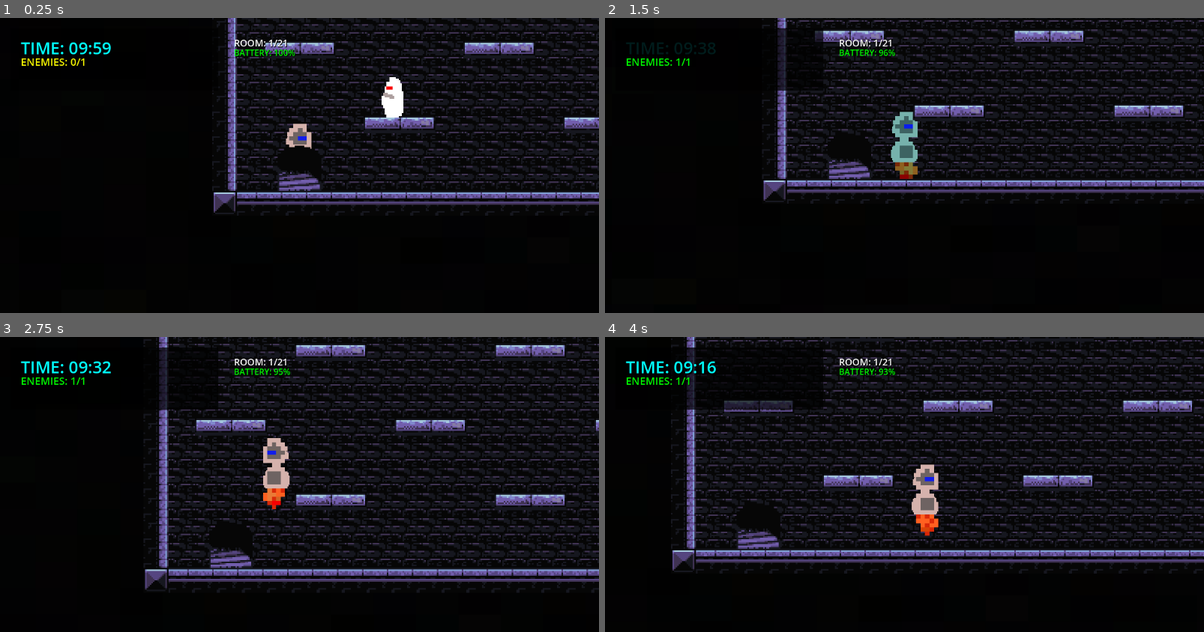
Above: before the commit, frames 1-4 (two rows, left to right).
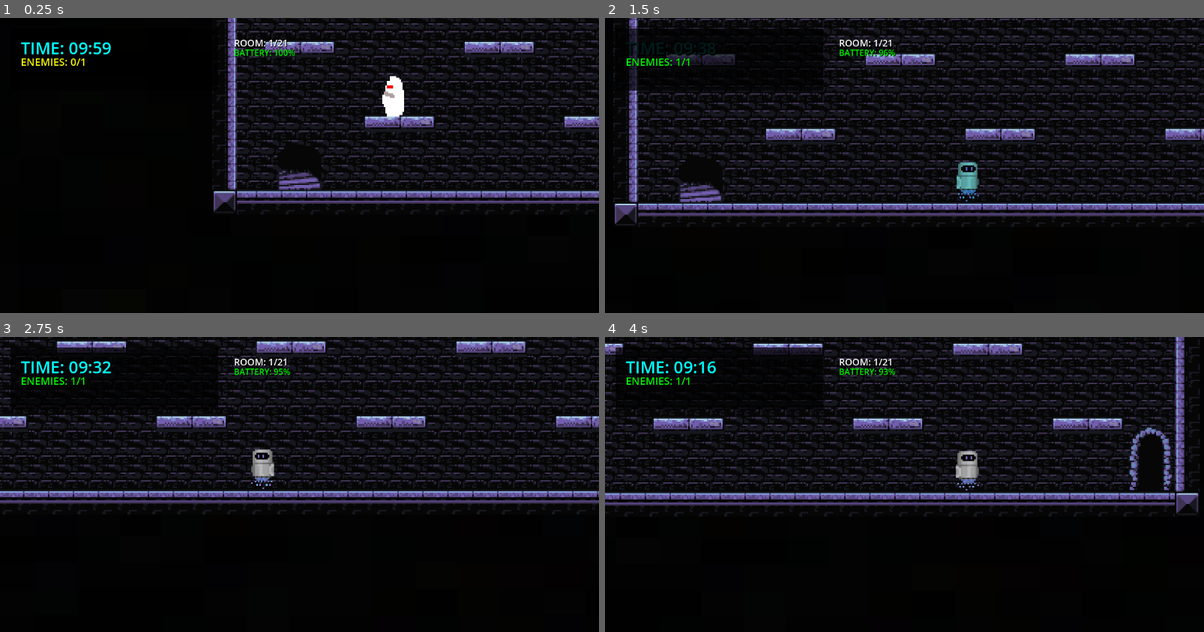
Above: after the commit, the same moments.

Repository: qvix-sh4de/Time-Is-Of-The-Essence
Game: Godot game, scene res://Scenes/game.tscn
The game is run twice, just before and just after one commit, with the same random seed, the same clock (stepped at 60 frames per second) and the same inputs.
Inputs:
- Up to frame 1 (0.25 s): no input
- Up to frame 2 (1.5 s): tap Enter (ui_accept) at 0.5, 0.77 s; hold Right (ui_right) from 0.53 s (still down); tap F at 0.6 s; tap E at 1.35 s
- Up to frame 3 (2.75 s): tap Enter (ui_accept) at 1.52 s; release Right (ui_right) at 2.03 s; hold Left (ui_left) from 2.03 s (still down); tap G at 2.1 s
- Up to frame 4 (4 s): release Left (ui_left) at 2.78 s; hold Right (ui_right) from 2.78 s (still down); tap R at 2.85 s; tap Enter (ui_accept) at 3.02, 3.77 s; tap F at 3.6 s

The runs differ from the first frame. In frame 1, 10% of the frame differs, in the area x 35-100%, y 0-68%; in frame 2, 31%; in frame 3, 34%, in the area x 0-100%, y 0-87%; in frame 4, 34%.

Commit message:
Texture Pack One

Diff:
--- a/Scenes/player.tscn
+++ b/Scenes/player.tscn
@@ -1,79 +1,158 @@
-[gd_scene load_steps=13 format=3 uid="uid://boa1vxvn8kvh4"]
+[gd_scene load_steps=33 format=3 uid="uid://boa1vxvn8kvh4"]
 
 [ext_resource type="Script" uid="uid://omjdt5236iic" path="res://Scripts/player.gd" id="1_cvnsp"]
-[ext_resource type="Texture2D" uid="uid://cma8qrkumm2v7" path="res://Assets/idle position.png" id="1_v0iea"]
-[ext_resource type="Texture2D" uid="uid://b546dt7nbt5tb" path="res://Assets/attack animation.png" id="3_6t5aa"]
+[ext_resource type="Texture2D" uid="uid://wpikagnin8k2" path="res://Assets/Player Parts/sprite_00.png" id="2_ypfnu"]
+[ext_resource type="Texture2D" uid="uid://bpxrs007yp0u8" path="res://Assets/Player Parts/sprite_04.png" id="3_xuaoq"]
 [ext_resource type="Script" uid="uid://dyyp8fclj4rm2" path="res://player_animation.gd" id="4_vgqql"]
-
-[sub_resource type="AtlasTexture" id="AtlasTexture_cvnsp"]
-atlas = ExtResource("1_v0iea")
-region = Rect2(256, 0, 128, 128)
-
-[sub_resource type="AtlasTexture" id="AtlasTexture_6t5aa"]
-atlas = ExtResource("1_v0iea")
-region = Rect2(384, 0, 128, 128)
-
-[sub_resource type="AtlasTexture" id="AtlasTexture_vgqql"]
-atlas = ExtResource("1_v0iea")
-region = Rect2(0, 128, 128, 128)
-
-[sub_resource type="AtlasTexture" id="AtlasTexture_fkybt"]
-atlas = ExtResource("1_v0iea")
-region = Rect2(128, 128, 128, 128)
-
-[sub_resource type="AtlasTexture" id="AtlasTexture_8erm5"]
-atlas = ExtResource("3_6t5aa")
-region = Rect2(0, 0, 128, 128)
-
-[sub_resource type="AtlasTexture" id="AtlasTexture_f1ek2"]
-atlas = ExtResource("3_6t5aa")
-region = Rect2(0, 128, 128, 128)
+[ext_resource type="Texture2D" uid="uid://qbpwqh21weaq" path="res://Assets/Player Parts/sprite_08.png" id="4_wohnl"]
+[ext_resource type="Texture2D" uid="uid://drjjo03q4srxi" path="res://Assets/Player Parts/sprite_12.png" id="5_36dho"]
+[ext_resource type="Texture2D" uid="uid://bhtyflcsfa3t3" path="res://Assets/Player Parts/sprite_16.png" id="6_yh6i2"]
+[ext_resource type="Texture2D" uid="uid://c0643jb06rxc1" path="res://Assets/Player Parts/sprite_20.png" id="7_nv4vc"]
+[ext_resource type="Texture2D" uid="uid://dbmy0ipr5rey8" path="res://Assets/Player Parts/sprite_24.png" id="8_8gxox"]
+[ext_resource type="Texture2D" uid="uid://bojljgatskgr1" path="res://Assets/Player Parts/sprite_02.png" id="9_11gg7"]
+[ext_resource type="Texture2D" uid="uid://cvsvgwltb6ro2" path="res://Assets/Player Parts/sprite_06.png" id="10_qpa8y"]
+[ext_resource type="Texture2D" uid="uid://x8e8y534mey8" path="res://Assets/Player Parts/sprite_10.png" id="11_sbwqj"]
+[ext_resource type="Texture2D" uid="uid://4pj1ebqsj55f" path="res://Assets/Player Parts/sprite_14.png" id="12_xwi16"]
+[ext_resource type="Texture2D" uid="uid://bupb8vu32qyr8" path="res://Assets/Player Parts/sprite_18.png" id="13_sweqm"]
+[ext_resource type="Texture2D" uid="uid://ccs1cgtanevo4" path="res://Assets/Player Parts/sprite_22.png" id="14_ph33w"]
+[ext_resource type="Texture2D" uid="uid://cln3wh7gswox5" path="res://Assets/Player Parts/sprite_26.png" id="15_7ldla"]
+[ext_resource type="Texture2D" uid="uid://c2y35c7jfnaca" path="res://Assets/Player Parts/sprite_01.png" id="16_r7t2e"]
+[ext_resource type="Texture2D" uid="uid://cu4fnt3oquw8j" path="res://Assets/Player Parts/sprite_05.png" id="17_nmr2m"]
+[ext_resource type="Texture2D" uid="uid://blfeadp0tnhfo" path="res://Assets/Player Parts/sprite_09.png" id="18_ax3m3"]
+[ext_resource type="Texture2D" uid="uid://cbi6cpyew73ib" path="res://Assets/Player Parts/sprite_13.png" id="19_3vlem"]
+[ext_resource type="Texture2D" uid="uid://svytskktyftl" path="res://Assets/Player Parts/sprite_17.png" id="20_8eeqe"]
+[ext_resource type="Texture2D" uid="uid://dsonmt6hrhrf1" path="res://Assets/Player Parts/sprite_21.png" id="21_5x828"]
+[ext_resource type="Texture2D" uid="uid://x0ftd66nep4c" path="res://Assets/Player Parts/sprite_25.png" id="22_c1k8q"]
+[ext_resource type="Texture2D" uid="uid://c10fahkijqmyi" path="res://Assets/Player Parts/sprite_03.png" id="23_e6mvm"]
+[ext_resource type="Texture2D" uid="uid://6fbcqiohtrc4" path="res://Assets/Player Parts/sprite_07.png" id="24_57lvd"]
+[ext_resource type="Texture2D" uid="uid://bpwfsa48jhb3w" path="res://Assets/Player Parts/sprite_11.png" id="25_ie7r7"]
+[ext_resource type="Texture2D" uid="uid://du4bfem2yja42" path="res://Assets/Player Parts/sprite_15.png" id="26_vq3lt"]
+[ext_resource type="Texture2D" uid="uid://dmipt0asrtpnx" path="res://Assets/Player Parts/sprite_19.png" id="27_pukcj"]
+[ext_resource type="Texture2D" uid="uid://ce6xk4alf86d7" path="res://Assets/Player Parts/sprite_23.png" id="28_1htnp"]
+[ext_resource type="Texture2D" uid="uid://b6bgbhkdsgxdu" path="res://Assets/Player Parts/sprite_27.png" id="29_m376e"]
 
 [sub_resource type="SpriteFrames" id="SpriteFrames_x3wgy"]
 animations = [{
 "frames": [{
 "duration": 1.0,
-"texture": SubResource("AtlasTexture_cvnsp")
+"texture": ExtResource("2_ypfnu")
 }, {
 "duration": 1.0,
-"texture": SubResource("AtlasTexture_6t5aa")
+"texture": ExtResource("3_xuaoq")
 }, {
 "duration": 1.0,
-"texture": SubResource("AtlasTexture_vgqql")
+"texture": ExtResource("4_wohnl")
 }, {
 "duration": 1.0,
-"texture": SubResource("AtlasTexture_fkybt")
+"texture": ExtResource("5_36dho")
+}, {
+"duration": 1.0,
+"texture": ExtResource("6_yh6i2")
+}, {
+"duration": 1.0,
+"texture": ExtResource("7_nv4vc")
+}, {
+"duration": 1.0,
+"texture": ExtResource("8_8gxox")
 }],
 "loop": true,
-"name": &"Idle",
+"name": &"Clean",
 "speed": 10.0
 }, {
 "frames": [{
 "duration": 1.0,
-"texture": SubResource("AtlasTexture_8erm5")
+"texture": ExtResource("9_11gg7")
 }, {
 "duration": 1.0,
-"texture": SubResource("AtlasTexture_f1ek2")
+"texture": ExtResource("10_qpa8y")
+}, {
+"duration": 1.0,
+"texture": ExtResource("11_sbwqj")
+}, {
+"duration": 1.0,
+"texture": ExtResource("12_xwi16")
+}, {
+"duration": 1.0,
+"texture": ExtResource("13_sweqm")
+}, {
+"duration": 1.0,
+"texture": ExtResource("14_ph33w")
+}, {
+"duration": 1.0,
+"texture": ExtResource("15_7ldla")
 }],
 "loop": true,
-"name": &"attack",
+"name": &"Crusty",
+"speed": 5.0
+}, {
+"frames": [{
+"duration": 1.0,
+"texture": ExtResource("16_r7t2e")
+}, {
+"duration": 1.0,
+"texture": ExtResource("17_nmr2m")
+}, {
+"duration": 1.0,
+"texture": ExtResource("18_ax3m3")
+}, {
+"duration": 1.0,
+"texture": ExtResource("19_3vlem")
+}, {
+"duration": 1.0,
+"texture": ExtResource("20_8eeqe")
+}, {
+"duration": 1.0,
+"texture": ExtResource("21_5x828")
+}, {
+"duration": 1.0,
+"texture": ExtResource("22_c1k8q")
+}],
+"loop": true,
+"name": &"Musty",
+"speed": 5.0
+}, {
+"frames": [{
+"duration": 1.0,
+"texture": ExtResource("23_e6mvm")
+}, {
+"duration": 1.0,
+"texture": ExtResource("24_57lvd")
+}, {
+"duration": 1.0,
+"texture": ExtResource("25_ie7r7")
+}, {
+"duration": 1.0,
+"texture": ExtResource("26_vq3lt")
+}, {
+"duration": 1.0,
+"texture": ExtResource("27_pukcj")
+}, {
+"duration": 1.0,
+"texture": ExtResource("28_1htnp")
+}, {
+"duration": 1.0,
+"texture": ExtResource("29_m376e")
+}],
+"loop": true,
+"name": &"Rusty",
 "speed": 5.0
 }]
 
 [sub_resource type="RectangleShape2D" id="RectangleShape2D_3smsa"]
-size = Vector2(10, 40.5)
+size = Vector2(13, 26)
 
 [node name="Player" type="CharacterBody2D"]
 script = ExtResource("1_cvnsp")
+metadata/_edit_vertical_guides_ = [-46.0]
 
 [node name="AnimatedSprite2D" type="AnimatedSprite2D" parent="."]
-position = Vector2(-1, -25.999992)
-scale = Vector2(0.7109375, 0.671875)
+position = Vector2(4.312501, -19.874996)
+scale = Vector2(1.0429688, 1.0546873)
 sprite_frames = SubResource("SpriteFrames_x3wgy")
-animation = &"Idle"
-autoplay = "Idle"
+animation = &"Clean"
+autoplay = "Clean"
 script = ExtResource("4_vgqql")
 
 [node name="CollisionShape2D" type="CollisionShape2D" parent="."]
-position = Vector2(-1, -26)
+position = Vector2(4, -23)
 shape = SubResource("RectangleShape2D_3smsa")
--- a/Scripts/game.gd
+++ b/Scripts/game.gd
@@ -232,6 +232,7 @@
 	for enemy in enemies:
 		if current_room_node.is_ancestor_of(enemy):
 			actual_enemies += 1
+
 
 	if actual_enemies > 0 and actual_enemies < required_enemies_this_room:
 		required_enemies_this_room = actual_enemies
@@ -516,3 +517,18 @@
 
 			battery_sprite.pause()
 			battery_sprite.frame = frame_index
+
+func _process_texture(delta):
+	update_character_texture()
+
+func update_character_texture():
+	var battery = get_battery_percentage()
+
+	if battery <= 10:
+		$AnimatedSprite2D.play("rusty")
+	elif battery <= 25:
+		$AnimatedSprite2D.play("crusty")
+	elif battery <= 50:
+		$AnimatedSprite2D.play("dusty")
+	else:
+		$AnimatedSprite2D.play("clean")
--- a/Scripts/player.gd
+++ b/Scripts/player.gd
@@ -1,7 +1,7 @@
 extends CharacterBody2D
 
 @export var speed: float = 200.0
-@export var jump_velocity: float = -300.0
+@export var jump_velocity: float = -350.0
 @export var acceleration: float = 800.0
 @export var friction: float = 1000.0
 @export var attack_range: float = 50.0
@@ -19,6 +19,7 @@
 @onready var animated_sprite = $AnimatedSprite2D
 @onready var collision_shape = $CollisionShape2D
 @onready var hit_timer = Timer.new()
+
 
 func _ready():
 	add_to_group("player")
Binary file added: Assets/New Piskel.png
Not shown, added: Assets/New Piskel.png.import
Binary file added: Assets/Player Parts/sprite_00.png
Not shown, added: Assets/Player Parts/sprite_00.png.import
Binary file added: Assets/Player Parts/sprite_01.png
Not shown, added: Assets/Player Parts/sprite_01.png.import
Binary file added: Assets/Player Parts/sprite_02.png
Not shown, added: Assets/Player Parts/sprite_02.png.import
Binary file added: Assets/Player Parts/sprite_03.png
Not shown, added: Assets/Player Parts/sprite_03.png.import
Binary file added: Assets/Player Parts/sprite_04.png
Not shown, added: Assets/Player Parts/sprite_04.png.import
(and 46 more such lines)
